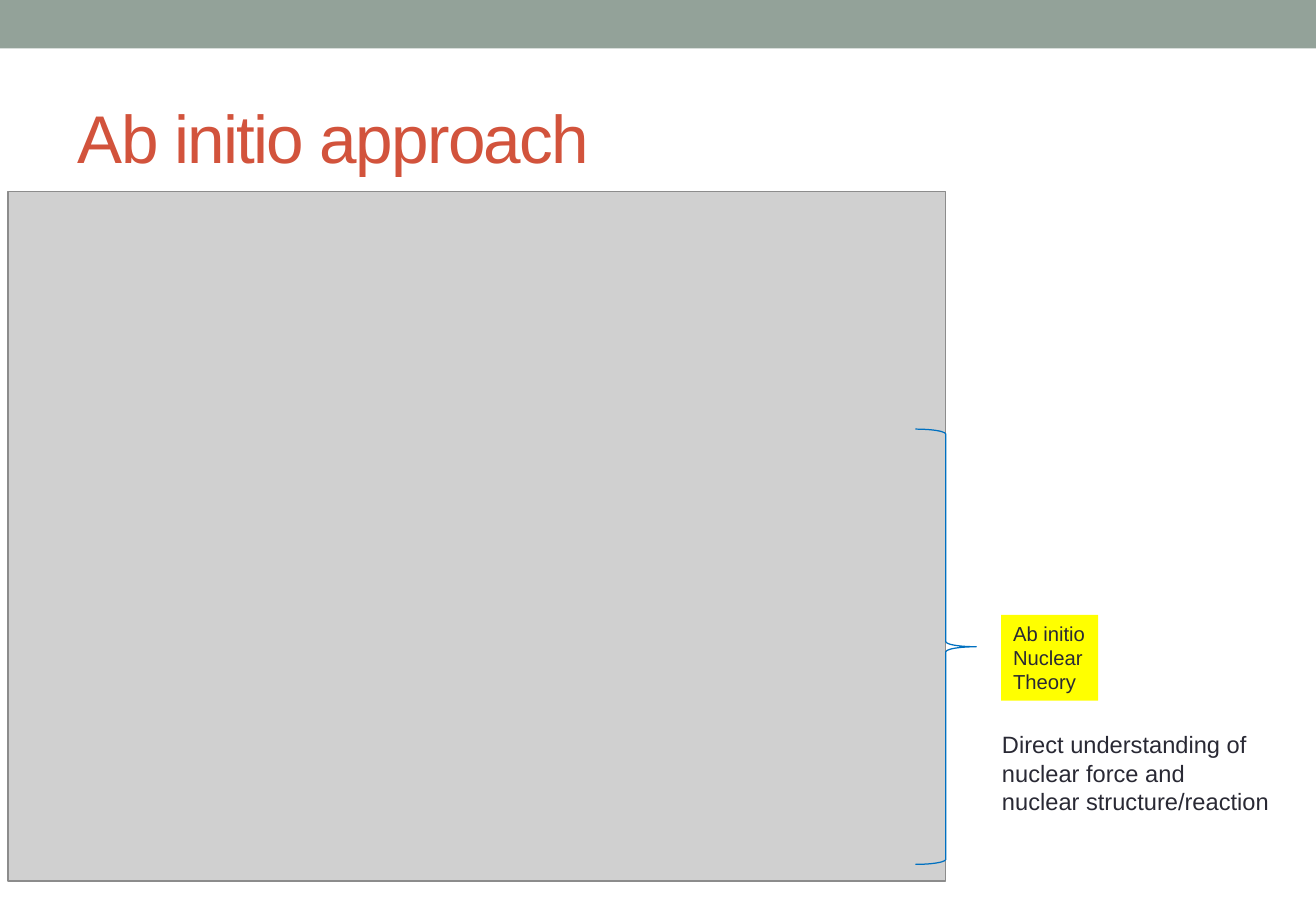
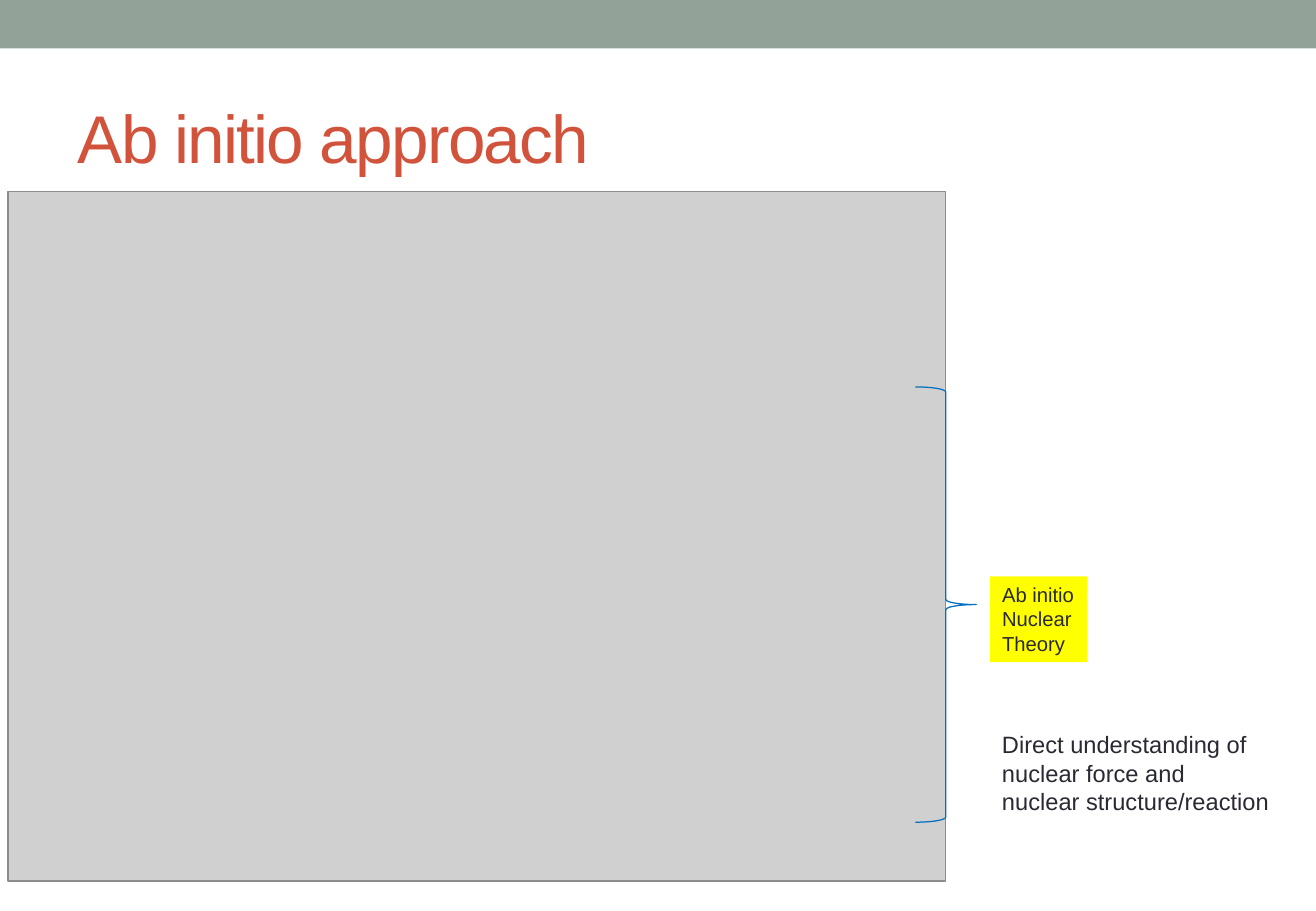
Before and after one commit to alphacentaury-github/NPSS2020, a slide deck: slide 2 of 20220411_KPS_송영호.pptx. Drawn at 1316x911 pixels with LibreOffice and Linux fonts; fonts in the diff are those of the drawing; grey boxes stand for pictures. Boxes give left, top, right and bottom in pixels: in the first picture for what was removed or moved away, otherwise in the second. Text is boxed around its words. In the diff, an @@ line names an element or a change of style, - is before the commit and + after.

```diff
--- a/20220411_KPS_송영호.pptx
+++ b/20220411_KPS_송영호.pptx
@@ right brace: place and size @@
-right brace at [916,429,977,864]
+right brace at [916,388,977,823]
@@ rectangle "Ab initio": place and size @@
-rectangle "Ab initio" at [1001,615,1098,701]
+rectangle "Ab initio" at [990,577,1088,663]
```
Also in this commit, not shown: 3 other slides changed, 2 slides added, 2 slides removed.
